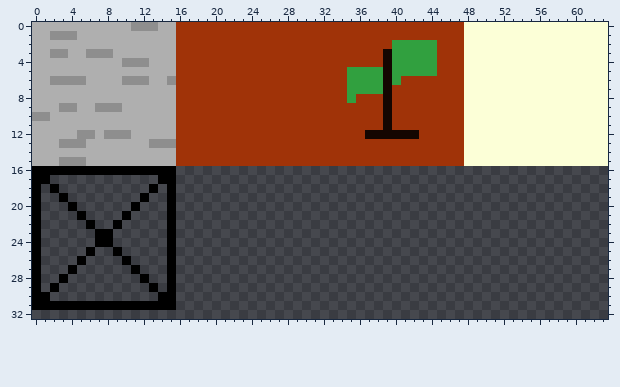
Pixel-art sprite: assets/image/tileset.png. Above, as it was before the edit.
The file is 64x64 pixels. Shown: x 0..63, y 0..32.
Now the later version:
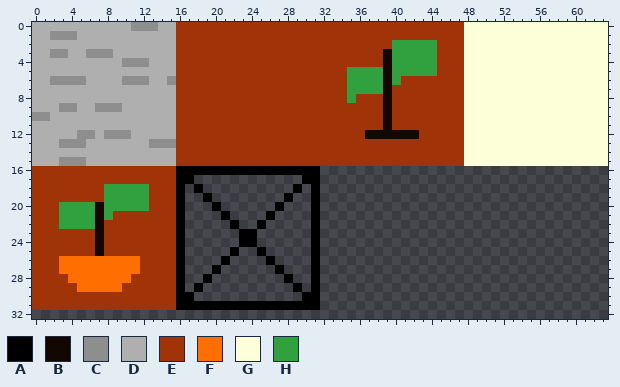
Palette (. is transparent): A #000000  B #140601  C #8e8e8e  D #afafaf  E #a03308  F #ff6e00  G #fcffd7  H #31a03f
Changes in this commit:
y 16: x 0..31 AAAAAAAAAAAAAAAA................ -> EEEEEEEEEEEEEEEEAAAAAAAAAAAAAAAA
y 17: x 0..17 AA............AA.. -> EEEEEEEEEEEEEEEEAA; x 30..31 .. -> AA
y 18: x 0..16 A.A..........A.A. -> EEEEEEEEHHHHHEEEA; x 18 . -> A; x 29 . -> A; x 31 . -> A
y 19: x 0..16 A..A........A..A. -> EEEEEEEEHHHHHEEEA; x 19 . -> A; x 28 . -> A; x 31 . -> A
y 20: x 0..16 A...A......A...A. -> EEEHHHHBHHHHHEEEA; x 20 . -> A; x 27 . -> A; x 31 . -> A
y 21: x 0..16 A....A....A....A. -> EEEHHHHBHEEEEEEEA; x 21 . -> A; x 26 . -> A; x 31 . -> A
y 22: x 0..16 A.....A..A.....A. -> EEEHHHHBEEEEEEEEA; x 22 . -> A; x 25 . -> A; x 31 . -> A
y 23..24: x 0..16 A......AA......A. -> EEEEEEEBEEEEEEEEA; x 23..24 .. -> AA; x 31 . -> A
y 25: x 0..16 A.....A..A.....A. -> EEEEEEEBEEEEEEEEA; x 22 . -> A; x 25 . -> A; x 31 . -> A
y 26: x 0..16 A....A....A....A. -> EEEFFFFFFFFFEEEEA; x 21 . -> A; x 26 . -> A; x 31 . -> A
y 27: x 0..16 A...A......A...A. -> EEEFFFFFFFFFEEEEA; x 20 . -> A; x 27 . -> A; x 31 . -> A
y 28: x 0..16 A..A........A..A. -> EEEEFFFFFFFEEEEEA; x 19 . -> A; x 28 . -> A; x 31 . -> A
y 29: x 0..16 A.A..........A.A. -> EEEEEFFFFFEEEEEEA; x 18 . -> A; x 29 . -> A; x 31 . -> A
y 30: x 0..17 AA............AA.. -> EEEEEEEEEEEEEEEEAA; x 30..31 .. -> AA
y 31: x 0..31 AAAAAAAAAAAAAAAA................ -> EEEEEEEEEEEEEEEEAAAAAAAAAAAAAAAA
Boxes around the changes in both pictures, in picture pixels (x1, y1, x2, y2):
changed: (32, 166, 320, 310)
